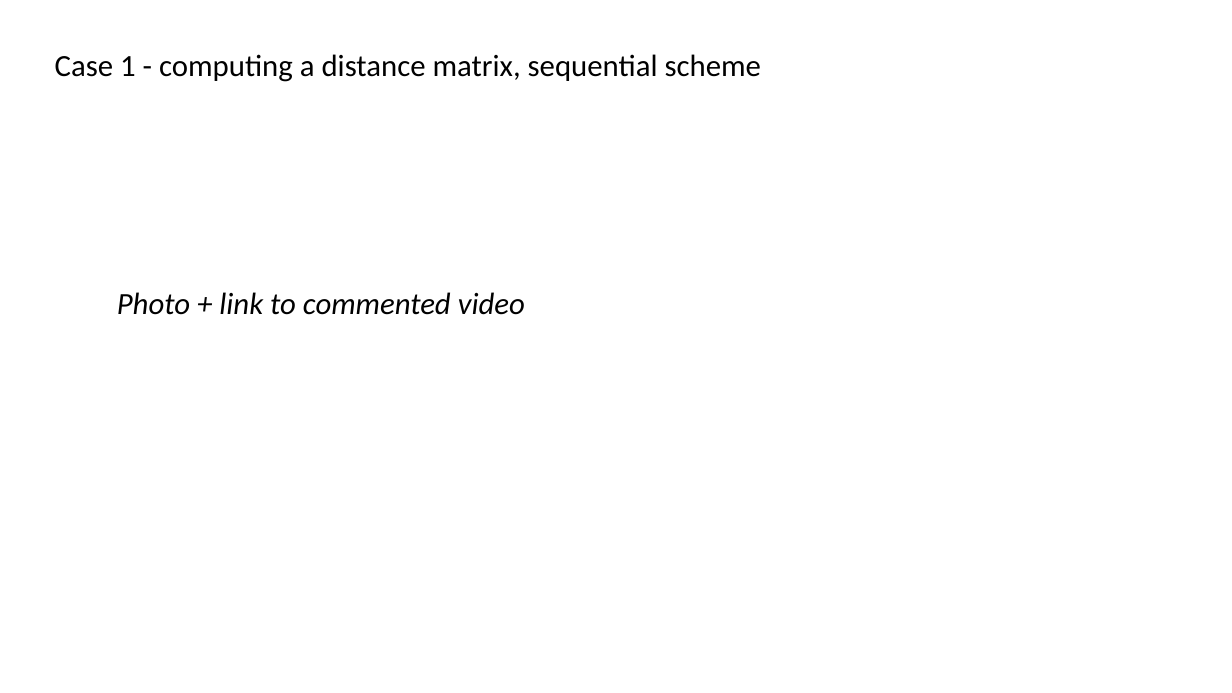
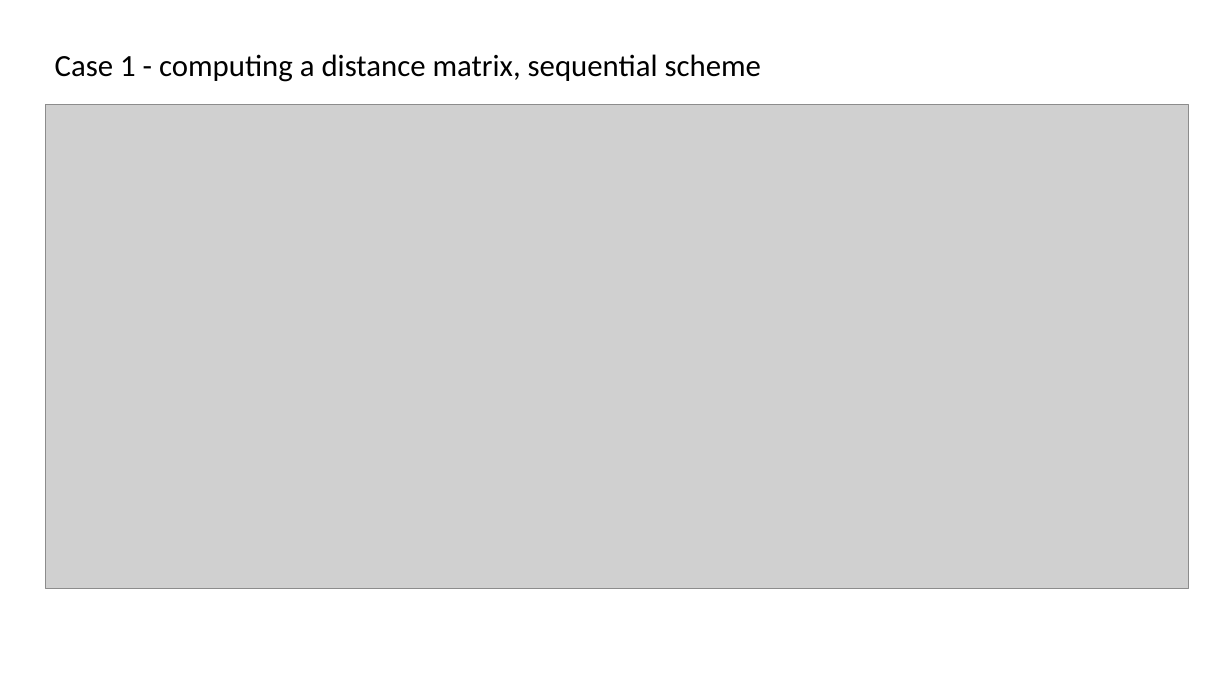
Before and after one commit to andreplima/BoT-in-Python, a slide deck: slide 6 of BoT in Python.pptx. Drawn at 1232x693 pixels with LibreOffice and Linux fonts; fonts in the diff are those of the drawing; grey boxes stand for pictures. Boxes give left, top, right and bottom in pixels: in the first picture for what was removed or moved away, otherwise in the second. Text is boxed around its words. In the diff, an @@ line names an element or a change of style, - is before the commit and + after.

Commit message:
updated script used in the video

```diff
--- a/BoT in Python.pptx
+++ b/BoT in Python.pptx
@@ picture added at (45,104,1189,589) @@
@@ text removed at (117,292,525,315) @@
-Photo + link to commented video
```
Also in this commit, not shown: 6 other slides changed, 1 slide added, 3 other files.
